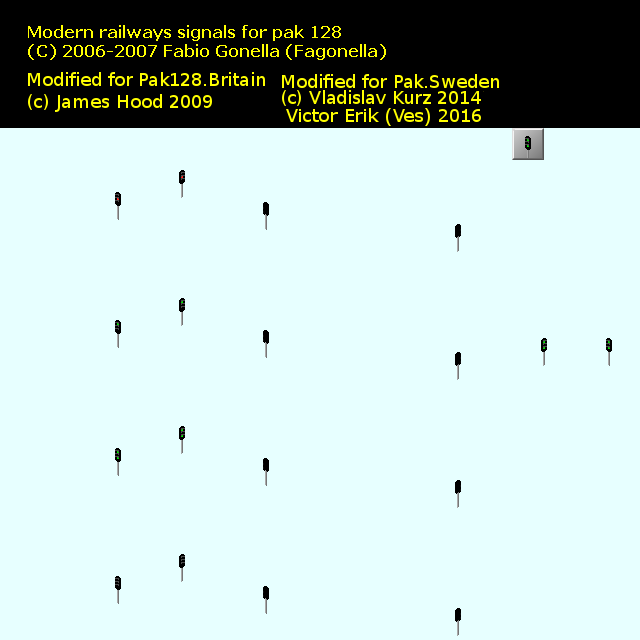
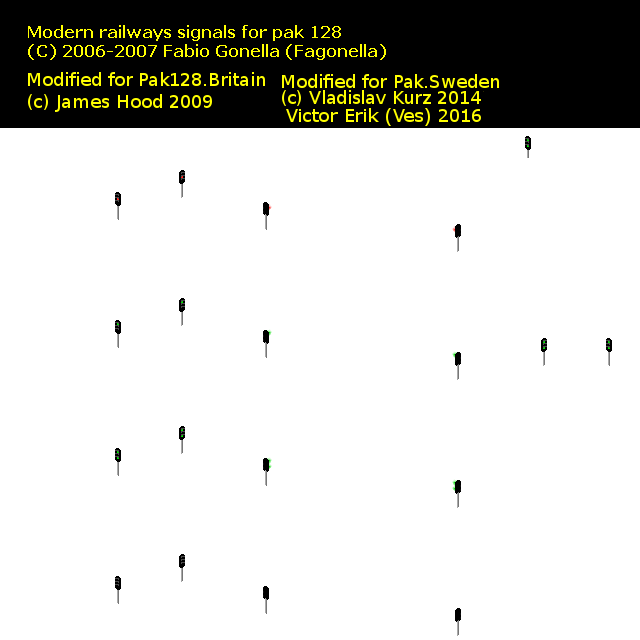
Layered file, before and after one edit (640×640). Changes by layer:
added layer "Flare" above "signals_1.png" over (267, 204, 457, 491)
hid "Bakgrund" over (0, 128, 640, 640)
